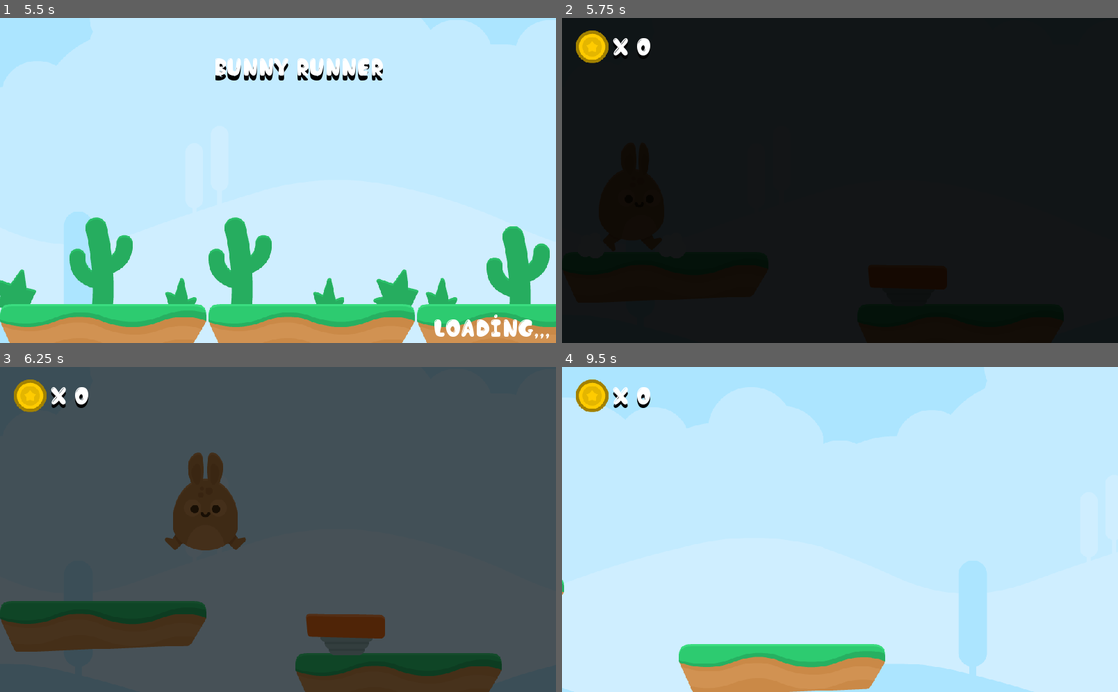
Above: before the commit, frames 1-4 (two rows, left to right).
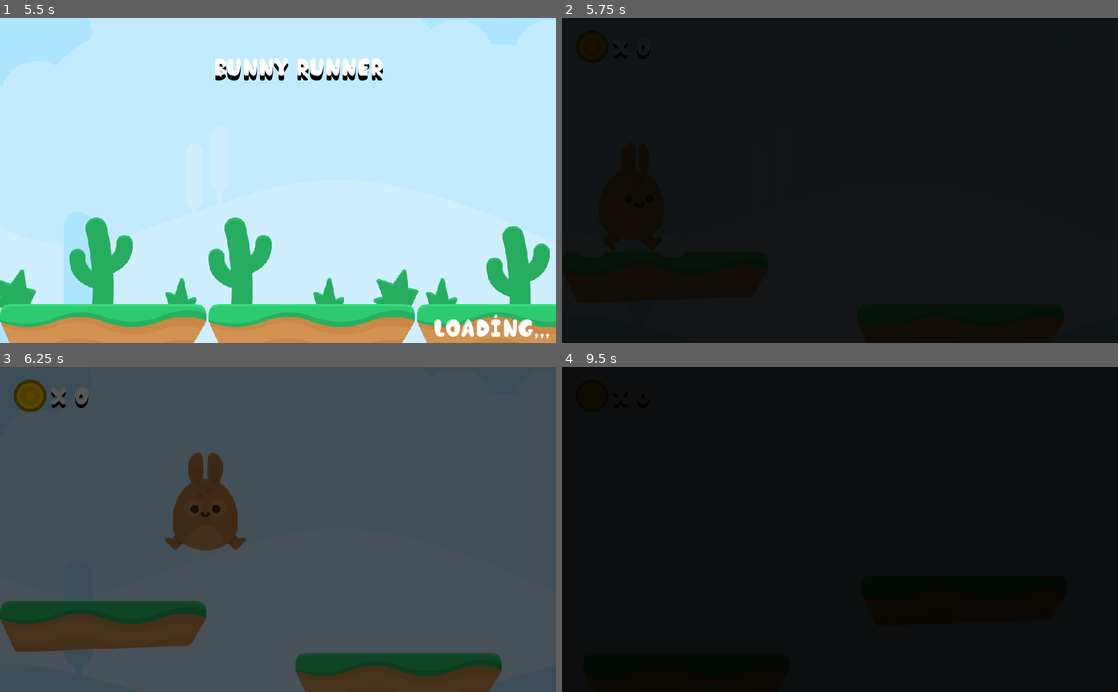
Above: after the commit, the same moments.

Repository: soapmactavish23/BunnyRunner
Game: Godot game, scene res://scenes/Menu.tscn
Same seed, same stepped clock (60 frames per second), same inputs: the game is played once before the commit and once after it. Sound files missing from this copy of the repository are replaced by a short silence.
Inputs (mouse positions are in pixels of both pictures, inside the frame that each line leads up to):
- Up to frame 1 (5.5 s): click "jogar" at 0.5 s; move the mouse to (400, 164) at 1.27 s; click (400, 164) at 1.42 s; move the mouse to (166, 196) at 2.02 s; click (166, 196) at 2.17 s; move the mouse to (333, 109) at 2.77 s; click (333, 109) at 2.92 s; move the mouse to (250, 245) at 3.52 s; click (250, 245) at 3.67 s; move the mouse to (444, 229) at 4.27 s; click (444, 229) at 4.42 s; move the mouse to (111, 131) at 5.02 s; click (111, 131) at 5.17 s
- Up to frame 2 (5.75 s): no input
- Up to frame 3 (6.25 s): move the mouse to (305, 529) at 5.77 s; click (305, 529) at 5.92 s
- Up to frame 4 (9.5 s): move the mouse to (756, 448) at 6.52 s; click (756, 448) at 6.67 s; move the mouse to (962, 513) at 7.27 s; click (962, 513) at 7.42 s; move the mouse to (728, 545) at 8.02 s; click (728, 545) at 8.17 s; move the mouse to (895, 458) at 8.77 s; click (895, 458) at 8.92 s

Frame 1 is identical in both runs. In frame 2, 0.7% of the frame differs, in the area x 2-16%, y 3-14%; in frame 3, 2.1%; in frame 4, 100%, in the area x 0-100%, y 0-100%.

Commit message:
'fade-out'

Diff:
--- a/probs/HUD.tscn
+++ b/probs/HUD.tscn
@@ -1,6 +1,7 @@
-[gd_scene load_steps=4 format=2]
+[gd_scene load_steps=5 format=2]
 
 [ext_resource path="res://sprites/HUD/coin_gold.png" type="Texture" id=1]
+[ext_resource path="res://probs/fade.tscn" type="PackedScene" id=2]
 
 [sub_resource type="DynamicFontData" id=1]
 font_path = "res://fonts/Chocolate Bar Demo.otf"
@@ -10,7 +11,6 @@
 font_data = SubResource( 1 )
 
 [node name="HUD" type="CanvasLayer"]
-editor/display_folded = true
 
 [node name="Sprite" type="Sprite" parent="."]
 position = Vector2( 55.6507, 53.0007 )
@@ -32,3 +32,5 @@
 margin_bottom = 78.5003
 custom_fonts/font = SubResource( 2 )
 text = "x 0"
+
+[node name="fade" parent="." instance=ExtResource( 2 )]
--- a/probs/Player.tscn
+++ b/probs/Player.tscn
@@ -118,3 +118,7 @@
 
 [node name="sound_jump" type="AudioStreamPlayer2D" parent="."]
 stream = ExtResource( 8 )
+
+[node name="timer_game_over" type="Timer" parent="."]
+wait_time = 2.0
+[connection signal="timeout" from="timer_game_over" to="." method="_on_timer_game_over_timeout"]
--- /dev/null
+++ b/probs/mola.tscn
@@ -0,0 +1,41 @@
+[gd_scene load_steps=8 format=2]
+
+[ext_resource path="res://scripts/mola.gd" type="Script" id=1]
+[ext_resource path="res://sprites/Items/spring.png" type="Texture" id=2]
+[ext_resource path="res://sprites/Items/spring_in.png" type="Texture" id=3]
+[ext_resource path="res://sprites/Items/spring_out.png" type="Texture" id=4]
+[ext_resource path="res://samples/mola.wav" type="AudioStream" id=5]
+
+[sub_resource type="RectangleShape2D" id=1]
+extents = Vector2( 78.9607, 27.0815 )
+
+[sub_resource type="SpriteFrames" id=2]
+animations = [ {
+"frames": [ ExtResource( 2 ), ExtResource( 3 ), ExtResource( 4 ) ],
+"loop": false,
+"name": "enable",
+"speed": 5.0
+}, {
+"frames": [ ExtResource( 2 ) ],
+"loop": true,
+"name": "disable",
+"speed": 5.0
+} ]
+
+[node name="mola" type="Area2D"]
+position = Vector2( 636.008, 477.006 )
+collision_layer = 8
+collision_mask = 8
+script = ExtResource( 1 )
+
+[node name="shape" type="CollisionShape2D" parent="."]
+shape = SubResource( 1 )
+
+[node name="anim" type="AnimatedSprite" parent="."]
+frames = SubResource( 2 )
+animation = "enable"
+
+[node name="audio" type="AudioStreamPlayer2D" parent="."]
+stream = ExtResource( 5 )
+[connection signal="body_entered" from="." to="." method="_on_mola_body_entered"]
+[connection signal="animation_finished" from="anim" to="." method="_on_anim_animation_finished"]
--- a/scenes/Fase_1.tscn
+++ b/scenes/Fase_1.tscn
@@ -1,32 +1,12 @@
-[gd_scene load_steps=14 format=2]
+[gd_scene load_steps=8 format=2]
 
 [ext_resource path="res://scripts/Fase_1.gd" type="Script" id=1]
 [ext_resource path="res://probs/Bg.tscn" type="PackedScene" id=2]
 [ext_resource path="res://probs/tileset.tscn" type="PackedScene" id=3]
 [ext_resource path="res://probs/Player.tscn" type="PackedScene" id=4]
 [ext_resource path="res://probs/musica.tscn" type="PackedScene" id=5]
-[ext_resource path="res://probs/HUD.tscn" type="PackedScene" id=6]
-[ext_resource path="res://probs/fade.tscn" type="PackedScene" id=7]
-[ext_resource path="res://scripts/mola.gd" type="Script" id=8]
-[ext_resource path="res://sprites/Items/spring.png" type="Texture" id=9]
-[ext_resource path="res://sprites/Items/spring_in.png" type="Texture" id=10]
-[ext_resource path="res://sprites/Items/spring_out.png" type="Texture" id=11]
-
-[sub_resource type="RectangleShape2D" id=1]
-extents = Vector2( 78.9607, 27.0815 )
-
-[sub_resource type="SpriteFrames" id=2]
-animations = [ {
-"frames": [ ExtResource( 9 ), ExtResource( 10 ), ExtResource( 11 ) ],
-"loop": false,
-"name": "enable",
-"speed": 5.0
-}, {
-"frames": [ ExtResource( 9 ) ],
-"loop": true,
-"name": "disable",
-"speed": 5.0
-} ]
+[ext_resource path="res://probs/fade.tscn" type="PackedScene" id=6]
+[ext_resource path="res://probs/HUD.tscn" type="PackedScene" id=7]
 
 [node name="Fase_1" type="Node2D"]
 script = ExtResource( 1 )
@@ -42,21 +22,6 @@
 [node name="musica" parent="Player" instance=ExtResource( 5 )]
 position = Vector2( -36.6243, -324.048 )
 
-[node name="HUD" parent="." instance=ExtResource( 6 )]
+[node name="fade" parent="." instance=ExtResource( 6 )]
 
-[node name="fade" parent="." instance=ExtResource( 7 )]
-
-[node name="mola" type="Area2D" parent="."]
-position = Vector2( 636.008, 477.006 )
-collision_layer = 8
-collision_mask = 8
-script = ExtResource( 8 )
-
-[node name="shape" type="CollisionShape2D" parent="mola"]
-shape = SubResource( 1 )
-
-[node name="anim" type="AnimatedSprite" parent="mola"]
-frames = SubResource( 2 )
-animation = "enable"
-[connection signal="body_entered" from="mola" to="mola" method="_on_mola_body_entered"]
-[connection signal="animation_finished" from="mola/anim" to="mola" method="_on_anim_animation_finished"]
+[node name="HUD" parent="." instance=ExtResource( 7 )]
--- a/scripts/Player.gd
+++ b/scripts/Player.gd
@@ -9,13 +9,23 @@
 var was_on_floor = false
 var ending = false
 var pulo_mola = false
+var morreu = false
 
 func _ready():
 	set_physics_process(true)
 	add_to_group("player")
 
 func _physics_process(delta):
-	if not ending:
+	if ending:
+		velocity.x = 0
+		velocity.y += GRAV * delta
+		velocity = move_and_slide(velocity)
+
+		if morreu:
+			velocity.y = -1000
+		morreu = false
+		get_tree().call_group("fade","fade_out")
+	else:
 		#Gravidade
 		velocity.y += GRAV * delta
 		velocity.x = VELX
@@ -36,9 +46,10 @@
 
 		if pulo_mola:
 			velocity.y = -1200
-			$sound_jump.play()
 
-		#$dust.hide()
+		if position.y > 500:
+			dead()
+
 		was_on_floor = is_on_floor()
 		jump = false
 		jump_release = false
@@ -57,3 +68,13 @@
 
 func pulo_mola():
 	pulo_mola = true
+
+func dead():
+	ending = true
+	morreu = true
+	$anim.play("hurt")
+	collision_layer = 0
+	collision_mask = 0
+
+func _on_timer_game_over_timeout():
+	print("acabou")
--- a/scripts/fade.gd
+++ b/scripts/fade.gd
@@ -6,4 +6,4 @@
 func fade_out():
 	$AnimationPlayer.play("fade_out")
 	yield($AnimationPlayer, "animation_finished")
-	get_tree().call_group("scenes", "victory")
+	#get_tree().call_group("scenes", "victory")
--- a/scripts/mola.gd
+++ b/scripts/mola.gd
@@ -6,6 +6,7 @@
 
 func _on_mola_body_entered(body):
 	$anim.play("enable")
+	$audio.play()
 	get_tree().call_group("player","pulo_mola")
 
 
